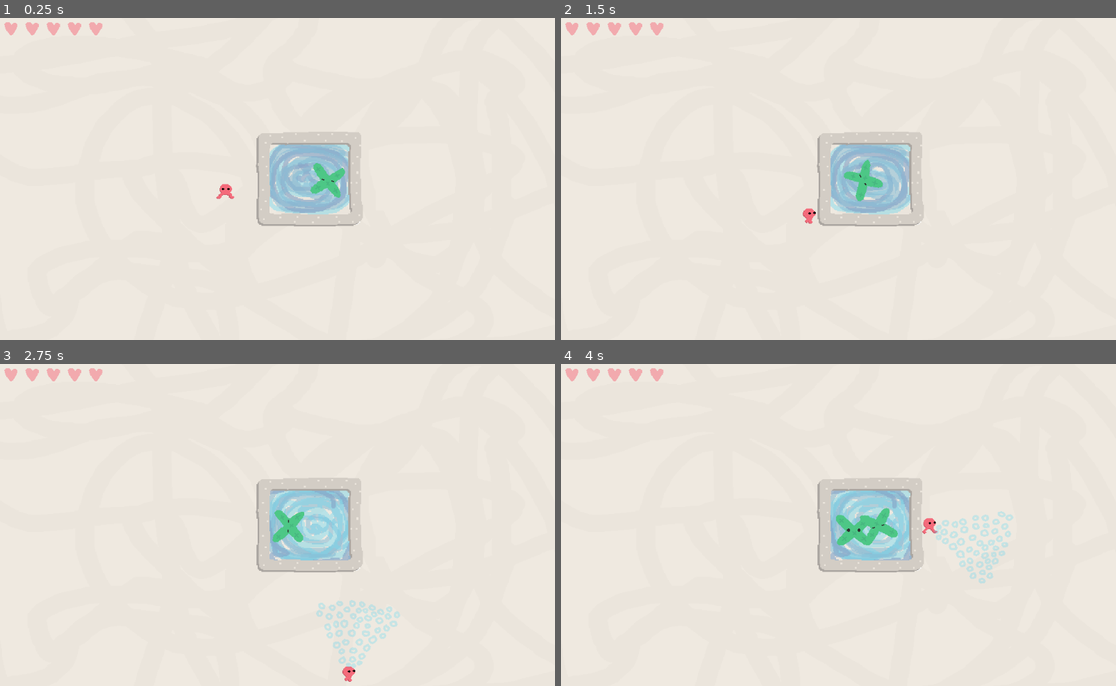
Above: before the commit, frames 1-4 (two rows, left to right).
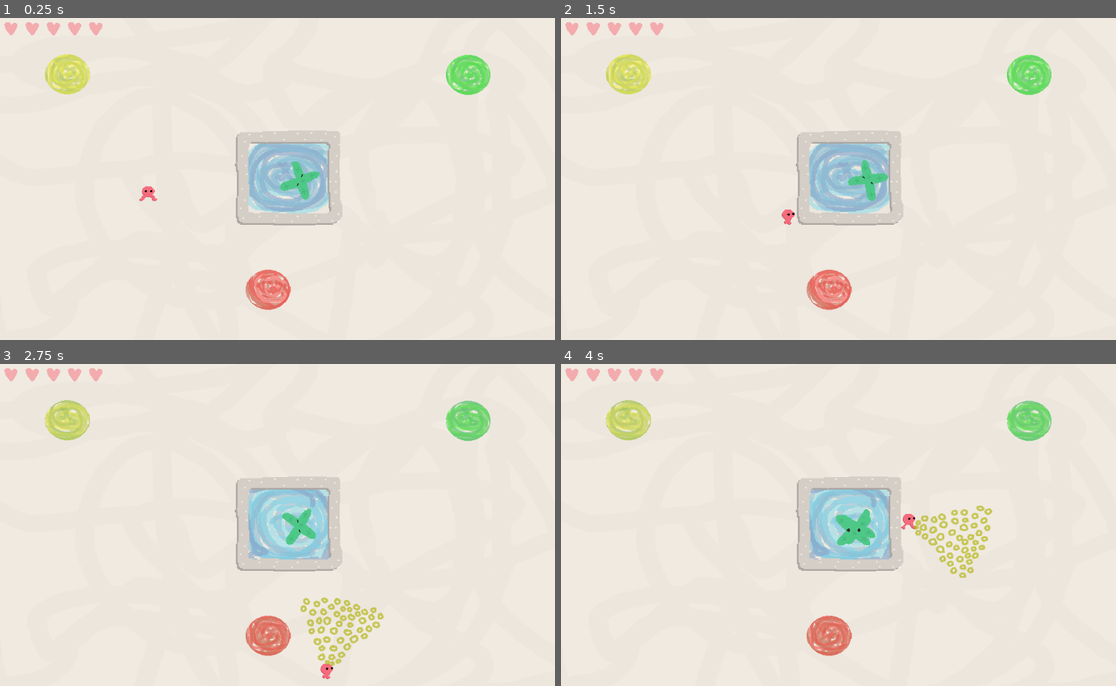
Above: after the commit, the same moments.

Repository: colinkarpfinger/HalfLife3
Game: Godot game, scene res://Scenes/Main.tscn
Two runs of this game, one before a commit and one after it. Both use one fixed random seed, a clock stepped at 60 frames per second and the inputs below. Sound files missing from this copy of the repository are replaced by a short silence.
Inputs (mouse positions are in pixels of both pictures, inside the frame that each line leads up to):
- Up to frame 1 (0.25 s): no input
- Up to frame 2 (1.5 s): move the mouse to (960, 162) at 0.52 s; press the mouse at (960, 162) at 0.53 s; hold D (move_right) 0.53-1.28 s; move the mouse to (727, 195) at 1.27 s; release the mouse at (727, 195) at 1.28 s; hold S (move_down) from 1.28 s (still down); click (727, 195) at 1.35 s
- Up to frame 3 (2.75 s): move the mouse to (333, 454) at 2.02 s; release S (move_down) at 2.03 s; press the mouse at (333, 454) at 2.03 s; hold D (move_right) from 2.03 s (still down)
- Up to frame 4 (4 s): move the mouse to (810, 592) at 2.77 s; release D (move_right) at 2.78 s; release the mouse at (810, 592) at 2.78 s; hold W (move_up) 2.78-3.53 s; click (810, 592) at 2.85 s; move the mouse to (1005, 576) at 3.52 s; press the mouse at (1005, 576) at 3.53 s; hold A (move_left) from 3.53 s (still down)

The runs differ from the first frame. In frame 1, 6.3% of the frame differs, in the area x 8-89%, y 11-91%; in frame 2, 6.1%; in frame 3, 8.0%, in the area x 8-89%, y 11-99%; in frame 4, 7.6%.

Commit message:
adding the color beam system we talked about yesterday

Diff:
--- a/ParticleTesting/Scenes/Main.tscn
+++ b/ParticleTesting/Scenes/Main.tscn
@@ -9,6 +9,7 @@
 [ext_resource path="res://Scripts/Main.gd" type="Script" id=7]
 [ext_resource path="res://Images/restart_up_blue.png" type="Texture" id=8]
 [ext_resource path="res://Images/restart_down_blue.png" type="Texture" id=9]
+[ext_resource path="res://Subscenes/ChargerManager.tscn" type="PackedScene" id=10]
 
 [sub_resource type="PhysicsMaterial" id=1]
 friction = 0.0
@@ -52,8 +53,10 @@
 "_edit_use_anchors_": false
 }
 
+[node name="ChargerManager" parent="." instance=ExtResource( 10 )]
+
 [node name="Reactor" parent="." instance=ExtResource( 5 )]
-position = Vector2( 512, 300 )
+position = Vector2( 477.649, 298.334 )
 
 [node name="ParticleSpawner" parent="." groups=[
 "BouncyParticles",
@@ -63,7 +66,7 @@
 spawnVelocityMagnitude = 200
 
 [node name="Player" parent="." instance=ExtResource( 2 )]
-position = Vector2( 374.602, 319.855 )
+position = Vector2( 246.908, 324.02 )
 
 [node name="Walls" type="Node2D" parent="."]
 __meta__ = {
@@ -123,6 +126,7 @@
 custom_styles/focus = SubResource( 7 )
 custom_styles/normal = SubResource( 8 )
 text = ""
+
 [connection signal="player_died" from="Player" to="Button" method="_on_Player_player_died"]
 [connection signal="player_hit" from="Player" to="Hearts" method="_on_Player_player_hit"]
 [connection signal="button_up" from="Button" to="." method="_on_Button_button_up"]
--- a/ParticleTesting/Scripts/Beam.gd
+++ b/ParticleTesting/Scripts/Beam.gd
@@ -4,12 +4,24 @@
 
 
 export (float) var beamStrength = 5
+export (int) var color = Particle.colors.YELLOW
+
+const beam_colors = {
+	Particle.colors.RED: "red",
+	Particle.colors.GREEN: "green",
+	Particle.colors.YELLOW: "yellow",
+}
 
 func _ready():
-	pass
+	$AnimatedSprite.set_animation(beam_colors[color])
 
 func doFreeze():
 	for body in get_overlapping_bodies() :
 		if body.is_in_group("Particle"):
 			var particle : Particle = body
-			particle._slow(beamStrength)
+			particle._slow(beamStrength, color)
+
+
+func change_color(new_color):
+	color = new_color
+	$AnimatedSprite.set_animation(beam_colors[new_color])
--- /dev/null
+++ b/ParticleTesting/Scripts/Charger.gd
@@ -0,0 +1,36 @@
+extends Area2D
+
+export var color = Particle.colors.RED
+
+const charger_colors = {
+	Particle.colors.RED: "red",
+	Particle.colors.GREEN: "green",
+	Particle.colors.YELLOW: "yellow",
+}
+# Declare member variables here. Examples:
+# var a = 2
+# var b = "text"
+
+var entered = false
+var entered_duration = 0
+var death_length = 2
+
+# Called when the node enters the scene tree for the first time.
+func _ready():
+	$AnimatedSprite.set_animation(charger_colors[color])
+
+func _process(delta):
+	if entered:
+		entered_duration += delta
+#		if entered_duration > death_length:
+#			get_parent().remove_child(self)
+#			queue_free()
+
+
+
+
+func _on_Charger_body_entered(body):
+	if body.name == 'Player':
+		body.change_beam_color(color)
+		entered = true
+		#$AnimatedSprite.set_animation(color + '_death')
--- a/ParticleTesting/Scripts/Particle.gd
+++ b/ParticleTesting/Scripts/Particle.gd
@@ -187,8 +187,8 @@
 	get_tree().get_root().add_child(burst)
 	pass
 
-func _slow(beamStrength):
+func _slow(beamStrength, beamColor):
 	if state == states.ACTIVE:
-		health -= beamStrength / globalScales[decayLevel - 1]
-#		print(health)
+		if beamColor == color:
+			health -= beamStrength / globalScales[decayLevel - 1]
 		slowed = true
--- a/ParticleTesting/Scripts/Player.gd
+++ b/ParticleTesting/Scripts/Player.gd
@@ -97,6 +97,9 @@
 	get_tree().queue_delete(self)
 	emit_signal("player_died")
 
+func change_beam_color(new_color):
+	$Beam.change_color(new_color)
+
 #math helper functions
 static func lerp_angle(from, to, weight):
 	return from + _short_angle_dist(from, to) * weight
--- /dev/null
+++ b/ParticleTesting/Subscenes/Charger.tscn
@@ -0,0 +1,81 @@
+[gd_scene load_steps=16 format=2]
+
+[ext_resource path="res://Images/portal_green.png" type="Texture" id=1]
+[ext_resource path="res://Images/portal_yellow.png" type="Texture" id=2]
+[ext_resource path="res://Images/portal_red.png" type="Texture" id=3]
+[ext_resource path="res://Scripts/Charger.gd" type="Script" id=4]
+
+[sub_resource type="AtlasTexture" id=2]
+atlas = ExtResource( 1 )
+region = Rect2( 78, 0, 78, 78 )
+
+[sub_resource type="AtlasTexture" id=3]
+atlas = ExtResource( 1 )
+region = Rect2( 156, 0, 78, 78 )
+
+[sub_resource type="AtlasTexture" id=4]
+atlas = ExtResource( 1 )
+region = Rect2( 234, 0, 78, 78 )
+
+[sub_resource type="AtlasTexture" id=6]
+atlas = ExtResource( 3 )
+region = Rect2( 78, 0, 78, 78 )
+
+[sub_resource type="AtlasTexture" id=7]
+atlas = ExtResource( 3 )
+region = Rect2( 156, 0, 78, 78 )
+
+[sub_resource type="AtlasTexture" id=8]
+atlas = ExtResource( 3 )
+region = Rect2( 234, 0, 78, 78 )
+
+[sub_resource type="AtlasTexture" id=10]
+atlas = ExtResource( 2 )
+region = Rect2( 78, 0, 78, 78 )
+
+[sub_resource type="AtlasTexture" id=11]
+atlas = ExtResource( 2 )
+region = Rect2( 156, 0, 78, 78 )
+
+[sub_resource type="AtlasTexture" id=12]
+atlas = ExtResource( 2 )
+region = Rect2( 234, 0, 78, 78 )
+
+[sub_resource type="SpriteFrames" id=13]
+animations = [ {
+"frames": [ SubResource( 2 ), SubResource( 3 ), SubResource( 4 ) ],
+"loop": true,
+"name": "green",
+"speed": 5.0
+}, {
+"frames": [ SubResource( 6 ), SubResource( 7 ), SubResource( 8 ) ],
+"loop": true,
+"name": "red",
+"speed": 5.0
+}, {
+"frames": [ SubResource( 10 ), SubResource( 11 ), SubResource( 12 ) ],
+"loop": true,
+"name": "yellow",
+"speed": 5.0
+} ]
+
+[sub_resource type="CircleShape2D" id=14]
+radius = 37.8655
+
+[node name="Charger" type="Area2D"]
+collision_layer = 2
+collision_mask = 2
+script = ExtResource( 4 )
+
+[node name="AnimatedSprite" type="AnimatedSprite" parent="."]
+modulate = Color( 1, 1, 1, 0.941176 )
+frames = SubResource( 13 )
+animation = "red"
+frame = 2
+speed_scale = 2.0
+playing = true
+
+[node name="CollisionShape2D" type="CollisionShape2D" parent="."]
+shape = SubResource( 14 )
+
+[connection signal="body_entered" from="." to="." method="_on_Charger_body_entered"]
--- /dev/null
+++ b/ParticleTesting/Subscenes/ChargerManager.gd
@@ -0,0 +1,15 @@
+extends Node2D
+
+#
+const A = Vector2(100, 100)
+const B = Vector2(100, 400)
+
+
+# Called when the node enters the scene tree for the first time.
+func _ready():
+	pass # Replace with function body.
+
+
+# Called every frame. 'delta' is the elapsed time since the previous frame.
+#func _process(delta):
+#	pass
--- /dev/null
+++ b/ParticleTesting/Subscenes/ChargerManager.tscn
@@ -0,0 +1,18 @@
+[gd_scene load_steps=3 format=2]
+
+[ext_resource path="res://Subscenes/Charger.tscn" type="PackedScene" id=1]
+[ext_resource path="res://Subscenes/ChargerManager.gd" type="Script" id=2]
+
+[node name="ChargerManager" type="Node2D"]
+script = ExtResource( 2 )
+
+[node name="Yellow" parent="." instance=ExtResource( 1 )]
+position = Vector2( 112.488, 103.914 )
+color = 1
+
+[node name="Red" parent="." instance=ExtResource( 1 )]
+position = Vector2( 444.043, 501.893 )
+
+[node name="Green" parent="." instance=ExtResource( 1 )]
+position = Vector2( 774.647, 105.008 )
+color = 2
--- /dev/null
+++ b/ParticleTesting/Subscenes/Chargers.tscn
@@ -0,0 +1,15 @@
+[gd_scene load_steps=3 format=2]
+
+[ext_resource path="res://Subscenes/Charger.tscn" type="PackedScene" id=1]
+[ext_resource path="res://Scripts/Charger.gd" type="Script" id=2]
+
+[node name="Chargers" type="Node2D"]
+
+[node name="Charger" type="Area2D" parent="." instance=ExtResource( 1 )]
+position = Vector2( 123.214, 264.892 )
+collision_layer = 2
+collision_mask = 2
+script = ExtResource( 2 )
+color = null
+
+[connection signal="body_entered" from="Charger" to="Charger" method="_on_Charger_body_entered"]
--- a/ParticleTesting/Subscenes/Player.tscn
+++ b/ParticleTesting/Subscenes/Player.tscn
@@ -1,65 +1,67 @@
-[gd_scene load_steps=24 format=2]
+[gd_scene load_steps=35 format=2]
 
 [ext_resource path="res://Images/ray_circles-Sheet.png" type="Texture" id=1]
-[ext_resource path="res://Images/New Piskel (1).png" type="Texture" id=2]
 [ext_resource path="res://Scripts/Player.gd" type="Script" id=3]
 [ext_resource path="res://Images/char-idle_Sheet.png" type="Texture" id=4]
 [ext_resource path="res://Scripts/Beam.gd" type="Script" id=5]
 [ext_resource path="res://Images/char_run_Sheet.png" type="Texture" id=6]
+[ext_resource path="res://Images/beam_yellow.png" type="Texture" id=7]
+[ext_resource path="res://Images/beam_green.png" type="Texture" id=8]
+[ext_resource path="res://Images/beam_red.png" type="Texture" id=9]
 
 [sub_resource type="CircleShape2D" id=1]
 radius = 22.7247
 
 [sub_resource type="AtlasTexture" id=2]
-atlas = ExtResource( 6 )
+atlas = ExtResource( 4 )
 region = Rect2( 0, 0, 64, 64 )
 
 [sub_resource type="AtlasTexture" id=3]
-atlas = ExtResource( 6 )
+atlas = ExtResource( 4 )
 region = Rect2( 64, 0, 64, 64 )
 
 [sub_resource type="AtlasTexture" id=4]
-atlas = ExtResource( 6 )
+atlas = ExtResource( 4 )
 region = Rect2( 128, 0, 64, 64 )
 
 [sub_resource type="AtlasTexture" id=5]
-atlas = ExtResource( 6 )
+atlas = ExtResource( 4 )
 region = Rect2( 192, 0, 64, 64 )
 
 [sub_resource type="AtlasTexture" id=6]
 atlas = ExtResource( 6 )
-region = Rect2( 256, 0, 64, 64 )
+region = Rect2( 0, 0, 64, 64 )
 
 [sub_resource type="AtlasTexture" id=7]
 atlas = ExtResource( 6 )
-region = Rect2( 320, 0, 64, 64 )
+region = Rect2( 64, 0, 64, 64 )
 
 [sub_resource type="AtlasTexture" id=8]
-atlas = ExtResource( 4 )
-region = Rect2( 0, 0, 64, 64 )
+atlas = ExtResource( 6 )
+region = Rect2( 128, 0, 64, 64 )
 
 [sub_resource type="AtlasTexture" id=9]
-atlas = ExtResource( 4 )
-region = Rect2( 64, 0, 64, 64 )
+atlas = ExtResource( 6 )
+region = Rect2( 192, 0, 64, 64 )
 
 [sub_resource type="AtlasTexture" id=10]
-atlas = ExtResource( 4 )
-region = Rect2( 128, 0, 64, 64 )
+atlas = ExtResource( 6 )
+region = Rect2( 256, 0, 64, 64 )
 
 [sub_resource type="AtlasTexture" id=11]
-atlas = ExtResource( 4 )
-region = Rect2( 192, 0, 64, 64 )
+atlas = ExtResource( 6 )
+region = Rect2( 320, 0, 64, 64 )
 
 [sub_resource type="SpriteFrames" id=12]
 animations = [ {
-"frames": [ SubResource( 2 ), SubResource( 3 ), SubResource( 4 ), SubResource( 5 ), SubResource( 6 ), SubResource( 7 ) ],
+"frames": [ SubResource( 2 ), SubResource( 3 ), SubResource( 4 ), SubResource( 5 ) ],
+"loop": true,
+"name": "default",
+"speed": 5.0
+}, {
+"frames": [ SubResource( 6 ), SubResource( 7 ), SubResource( 8 ), SubResource( 9 ), SubResource( 10 ), SubResource( 11 ) ],
 "loop": true,
 "name": "run",
-"speed": 5.0
-}, {
-"frames": [ SubResource( 8 ), SubResource( 9 ), SubResource( 10 ), SubResource( 11 ) ],
-"loop": true,
-"name": "default",
 "speed": 5.0
 } ]
 
@@ -78,11 +80,62 @@
 atlas = ExtResource( 1 )
 region = Rect2( 1024, 0, 512, 512 )
 
-[sub_resource type="SpriteFrames" id=17]
+[sub_resource type="AtlasTexture" id=17]
+atlas = ExtResource( 8 )
+region = Rect2( 0, 0, 512, 512 )
+
+[sub_resource type="AtlasTexture" id=18]
+atlas = ExtResource( 8 )
+region = Rect2( 512, 0, 512, 512 )
+
+[sub_resource type="AtlasTexture" id=19]
+atlas = ExtResource( 8 )
+region = Rect2( 1024, 0, 512, 512 )
+
+[sub_resource type="AtlasTexture" id=20]
+atlas = ExtResource( 9 )
+region = Rect2( 0, 0, 512, 512 )
+
+[sub_resource type="AtlasTexture" id=21]
+atlas = ExtResource( 9 )
+region = Rect2( 512, 0, 512, 512 )
+
+[sub_resource type="AtlasTexture" id=22]
+atlas = ExtResource( 9 )
+region = Rect2( 1024, 0, 512, 512 )
+
+[sub_resource type="AtlasTexture" id=23]
+atlas = ExtResource( 7 )
+region = Rect2( 0, 0, 512, 512 )
+
+[sub_resource type="AtlasTexture" id=24]
+atlas = ExtResource( 7 )
+region = Rect2( 512, 0, 512, 512 )
+
+[sub_resource type="AtlasTexture" id=25]
+atlas = ExtResource( 7 )
+region = Rect2( 1024, 0, 512, 512 )
+
+[sub_resource type="SpriteFrames" id=26]
 animations = [ {
 "frames": [ SubResource( 14 ), SubResource( 15 ), SubResource( 16 ) ],
 "loop": true,
-"name": "default",
+"name": "blue",
+"speed": 5.0
+}, {
+"frames": [ SubResource( 17 ), SubResource( 18 ), SubResource( 19 ) ],
+"loop": true,
+"name": "green",
+"speed": 5.0
+}, {
+"frames": [ SubResource( 20 ), SubResource( 21 ), SubResource( 22 ) ],
+"loop": true,
+"name": "red",
+"speed": 5.0
+}, {
+"frames": [ SubResource( 23 ), SubResource( 24 ), SubResource( 25 ) ],
+"loop": true,
+"name": "yellow",
 "speed": 5.0
 } ]
 
@@ -105,6 +158,7 @@
 
 [node name="AnimatedSprite" type="AnimatedSprite" parent="."]
 frames = SubResource( 12 )
+frame = 3
 speed_scale = 2.0
 playing = true
 
@@ -112,23 +166,19 @@
 shape = SubResource( 13 )
 
 [node name="Beam" type="Area2D" parent="."]
+modulate = Color( 0.701961, 0.701961, 0.701961, 0.784314 )
 scale = Vector2( 1.5, 1.5 )
 script = ExtResource( 5 )
-
-[node name="BeamSprite" type="Sprite" parent="Beam"]
-visible = false
-modulate = Color( 1, 1, 1, 0.278431 )
-scale = Vector2( 5.66931, 7.11039 )
-texture = ExtResource( 2 )
 
 [node name="CollisionPolygon2D" type="CollisionPolygon2D" parent="Beam"]
 polygon = PoolVector2Array( -1.69397, 113.807, -91.4909, -50.0727, 89.7867, -50.6339 )
 
 [node name="AnimatedSprite" type="AnimatedSprite" parent="Beam"]
-modulate = Color( 1, 1, 1, 0.180392 )
+modulate = Color( 1, 1, 1, 0.784314 )
 position = Vector2( 0, -10.542 )
 scale = Vector2( 0.5, 0.5 )
-frames = SubResource( 17 )
+frames = SubResource( 26 )
+animation = "yellow"
 frame = 2
 speed_scale = 1.636
 playing = true
--- a/ParticleTesting/project.godot
+++ b/ParticleTesting/project.godot
@@ -99,4 +99,5 @@
 
 [rendering]
 
+quality/driver/driver_name="GLES2"
 environment/default_environment="res://default_env.tres"
Binary file added: ParticleTesting/Images/beam_green.png
Not shown, added: ParticleTesting/Images/beam_green.png.import
Binary file added: ParticleTesting/Images/beam_red.png
Not shown, added: ParticleTesting/Images/beam_red.png.import
Binary file added: ParticleTesting/Images/beam_yellow.png
Not shown, added: ParticleTesting/Images/beam_yellow.png.import
Binary file added: ParticleTesting/Images/portal_green.png
Not shown, added: ParticleTesting/Images/portal_green.png.import
Binary file added: ParticleTesting/Images/portal_red.png
Not shown, added: ParticleTesting/Images/portal_red.png.import
Binary file added: ParticleTesting/Images/portal_yellow.png
Not shown, added: ParticleTesting/Images/portal_yellow.png.import
(and 1 more such lines)
